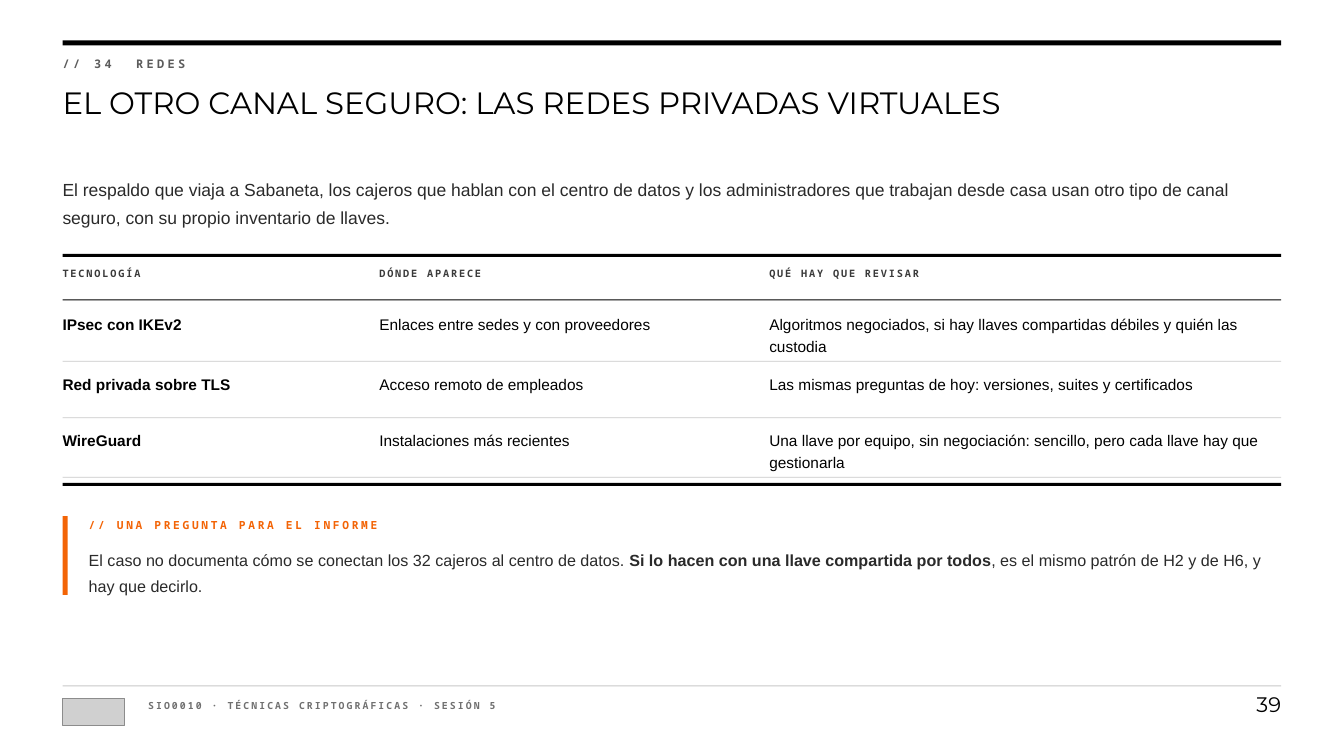
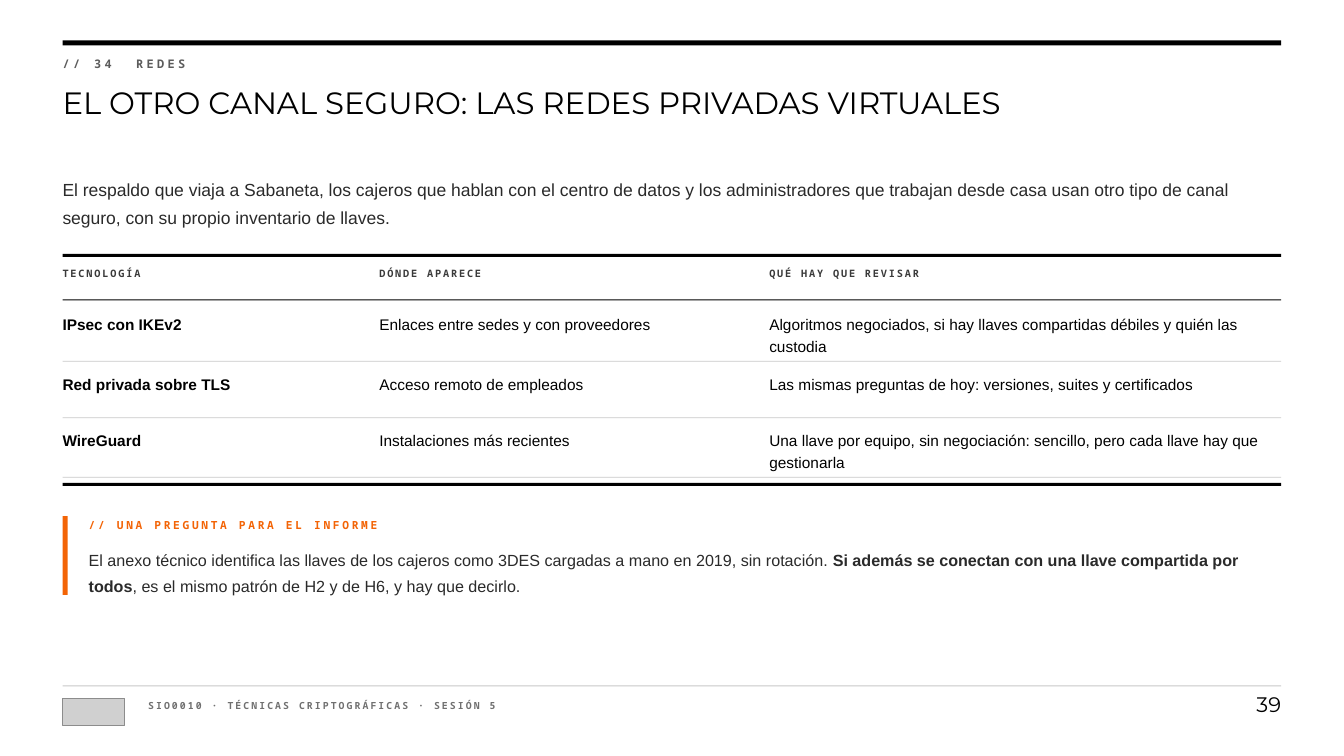
Before and after one commit to andresdapena81/sio0010-tecnicas-criptograficas, a slide deck: slide 39 of presentaciones/SIO0010-S5-Certificados-y-canal-seguro.pptx. Drawn at 1344x756 pixels with LibreOffice and Linux fonts; fonts in the diff are those of the drawing; grey boxes stand for pictures. Boxes give left, top, right and bottom in pixels: in the first picture for what was removed or moved away, otherwise in the second. Text is boxed around its words. In the diff, an @@ line names an element or a change of style, - is before the commit and + after.

```diff
--- a/presentaciones/SIO0010-S5-Certificados-y-canal-seguro.pptx
+++ b/presentaciones/SIO0010-S5-Certificados-y-canal-seguro.pptx
@@ text at [89,554,1238,596]: text changed @@
-El caso no documenta cómo se conectan los 32 cajeros al centro de datos. Si lo hacen con una llave compartida por todos, es el mismo patrón de H2 y de H6, y hay que decirlo.
+El anexo técnico identifica las llaves de los cajeros como 3DES cargadas a mano en 2019, sin rotación. Si además se conectan con una llave compartida por todos, es el mismo patrón de H2 y de H6, y hay que decirlo.
```
Also in this commit, not shown: 21 other files.
